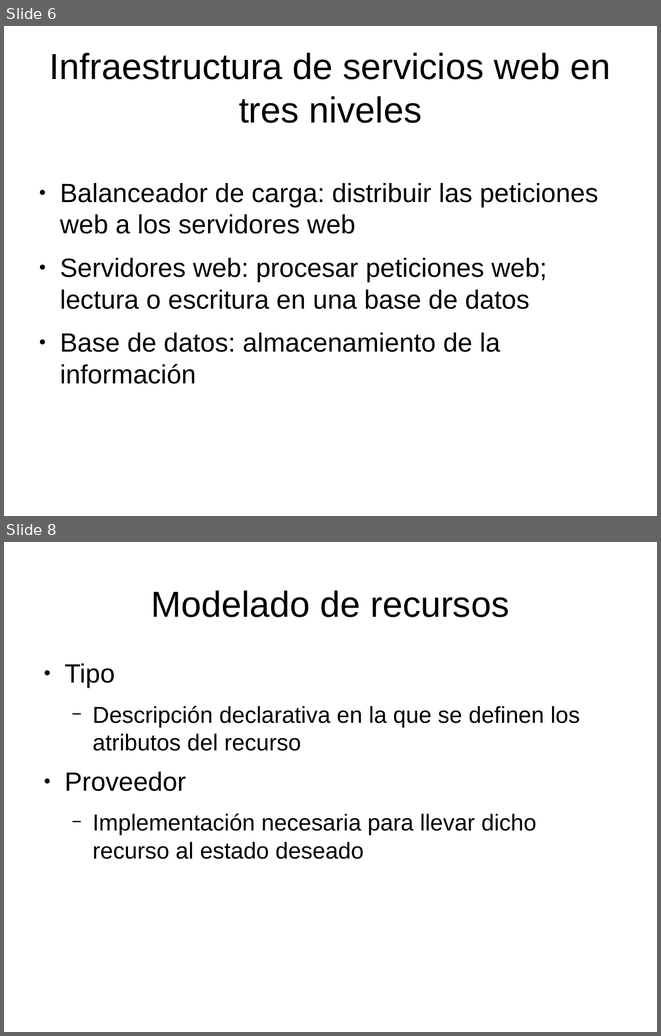
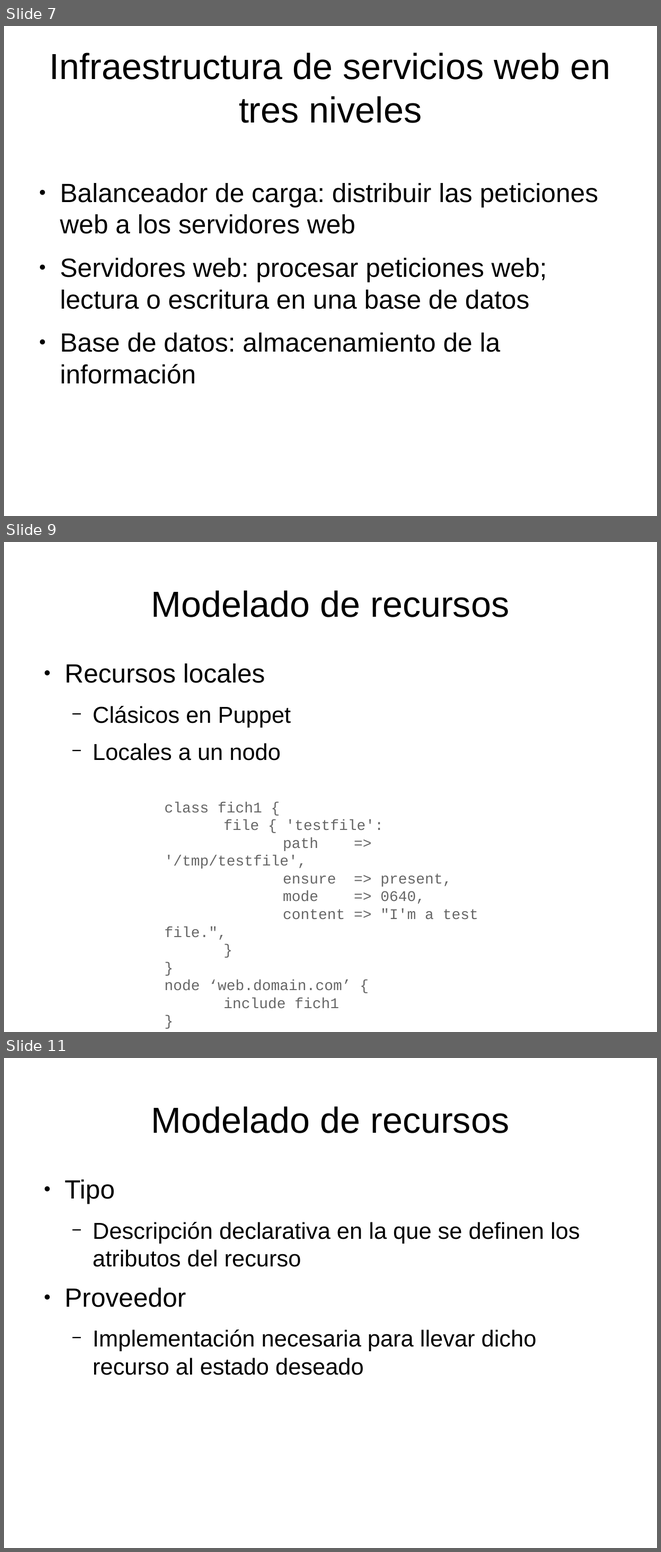
Before and after one commit to dcere/pfc, a slide deck: adm/presentacion/presentacion.odp. Shown one above the other, each under a label of ours: slides 6 and 8 before the commit, slides 7, 9 and 11 after it; the slides between them are not shown. The pictures are 661x1036 and 661x1552 pixels, drawn with LibreOffice and Linux fonts; fonts in the diff are those of the drawing. Boxes give left, top, right and bottom in pixels: in the first picture for what was removed or moved away, otherwise in the second. Text is boxed around its words. In the diff, an @@ line names an element or a change of style, - is before the commit and + after.

```diff
--- a/adm/presentacion/presentacion.odp
+++ b/adm/presentacion/presentacion.odp
@@ slide 9 added at <box>4,542,657,1032</box>, background #FFFFFF @@
@@ title added at <box>151,590,509,617</box>, 44 pt, text #000000 @@
+Modelado de recursos
@@ text added at <box>64,663,291,760</box>, 28 pt, text #000000 @@
+● Recursos locales
+  − Clásicos en Puppet
+  − Locales a un nodo
@@ text added at <box>165,802,478,990</box>, 18 pt, text #666666 @@
+class fich1 {
+file { 'testfile':
+path => '/tmp/testfile',
+ensure => present,
+mode => 0640,
+content => "I'm a test file.",
+}
+}
+node ‘web.domain.com’ {
+include fich1
+}
@@ what was slide 6 is now slide 7 @@
@@ what was slide 8 is now slide 11 @@
```
Also in this commit, not shown: 1 slide changed, 2 other slides added, 1 other file.
